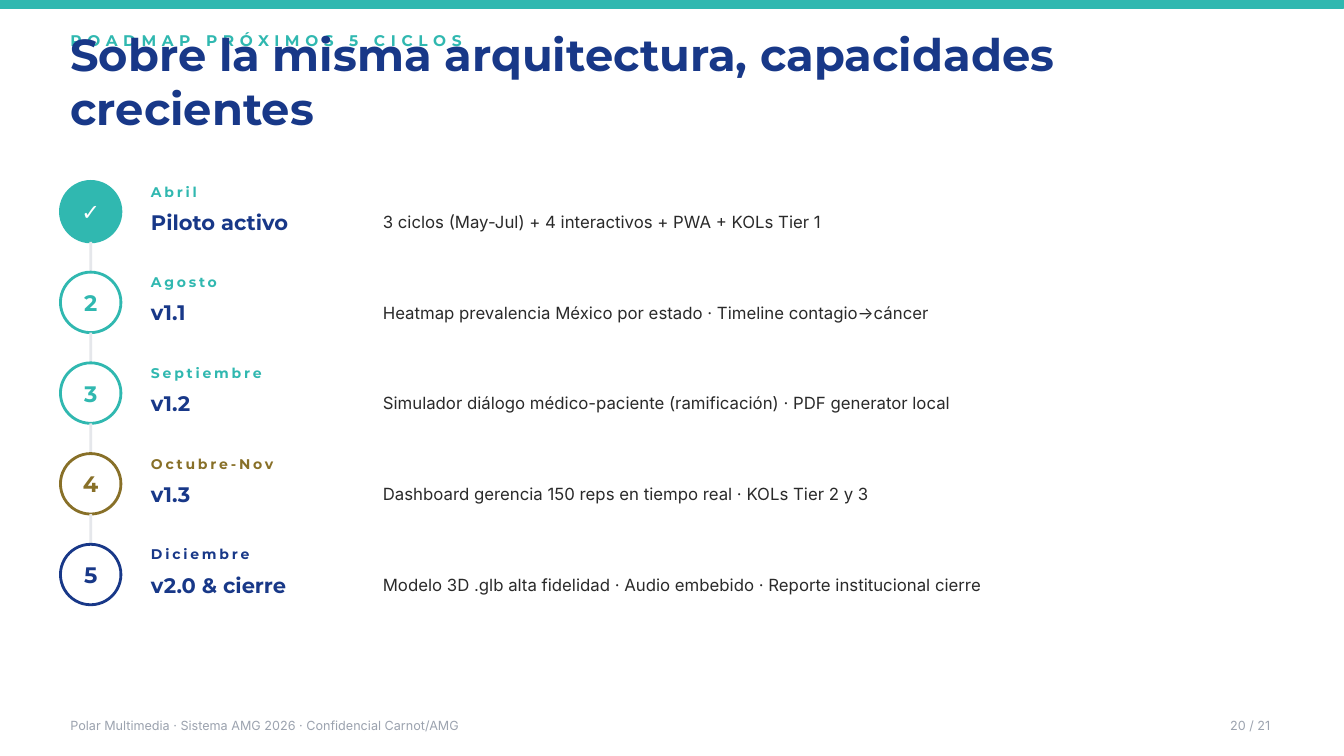
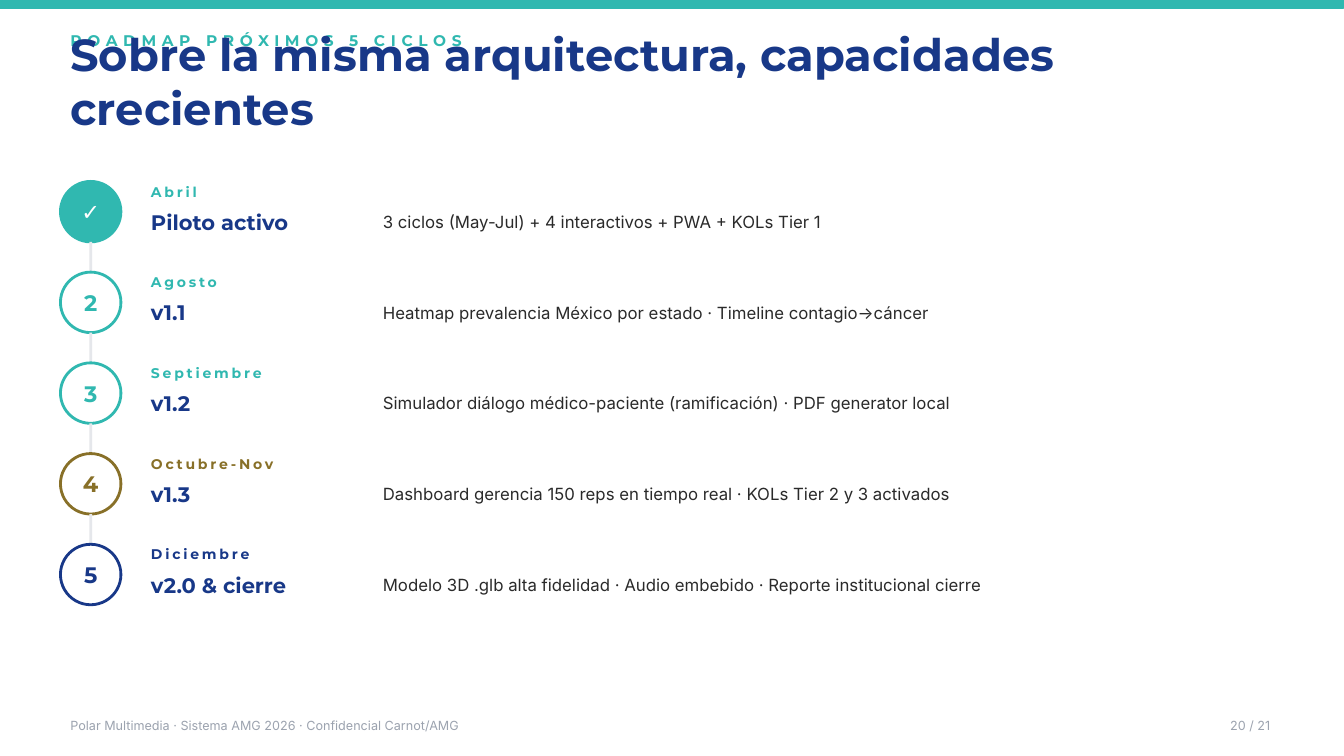
Before and after one commit to polar-multimedia/amg-pylori-hub, a slide deck: slide 20 of Pitch_Ejecutivo_AMG_2026.pptx. Drawn at 1344x756 pixels with LibreOffice and Linux fonts; fonts in the diff are those of the drawing. Boxes give left, top, right and bottom in pixels: in the first picture for what was removed or moved away, otherwise in the second. Text is boxed around its words. In the diff, an @@ line names an element or a change of style, - is before the commit and + after.

```diff
--- a/Pitch_Ejecutivo_AMG_2026.pptx
+++ b/Pitch_Ejecutivo_AMG_2026.pptx
@@ text at (383,487,949,504): text changed @@
-Dashboard gerencia 150 reps en tiempo real · KOLs Tier 2 y 3
+Dashboard gerencia 150 reps en tiempo real · KOLs Tier 2 y 3 activados
```
Also in this commit, not shown: 8 other slides changed, 1 slide added, 1 slide removed, 1 other file.
